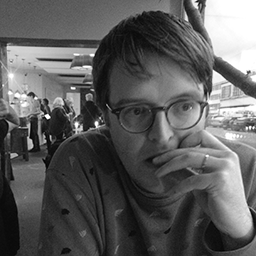
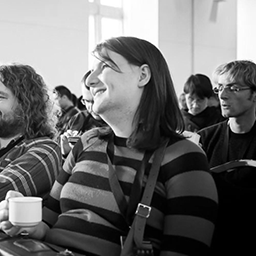
Before/after of a 256 x 256 layered artwork. What changed in the layer stack:
added layer "Layer 8" above "Layer 7" over [0, 0, 256, 256]
added layer "Layer 7" above "Layer 6" over [0, 0, 256, 256]
added layer "Layer 6" above "Layer 5" over [0, 0, 256, 256]
added layer "Layer 5" above "Layer 4" over [0, 0, 256, 256]
added layer "Layer 4" above "Layer 3" over [0, 0, 256, 256]
added layer "Layer 3" above "Layer 2" over [0, 0, 256, 256]
added layer "Layer 2" above "Layer 1" over [0, 0, 256, 256]
added layer "Layer 1" above "Robin" over [0, 0, 256, 256]
